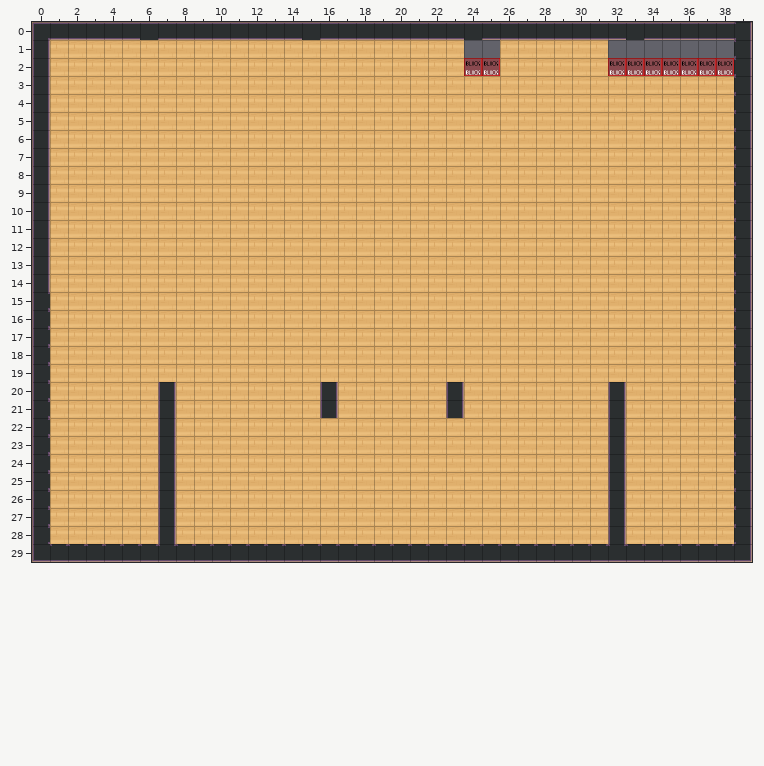
Two versions of a level (Tiled map (JSON), room4.tmj). The picture above is the old version.
Cells are 32x32 px. Shown: x 0..39, y 0..29.
The same view after the edit:
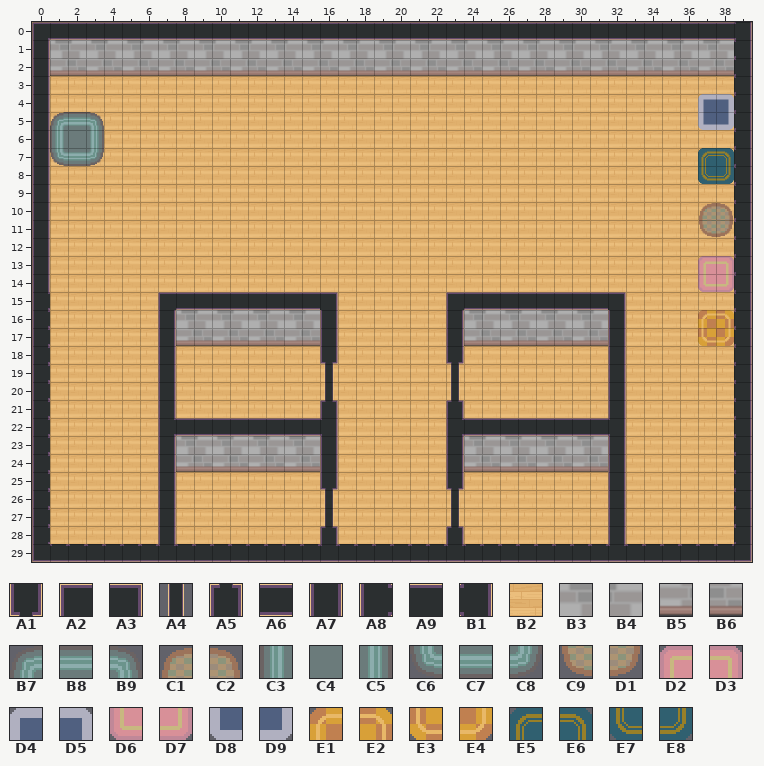
Key: from "WA_Room_Builder": A1 11, A2 25, A3 26, A4 36, A5 61, A6 94, A7 102, A8 108, A9 156, B1 158, B2 169; from "pokemon_indoor_32x32_PartTwo": B3 4314, B4 4315, B5 4330, B6 4331; from "pokemon_indoor_4thGen_partOne": B7 88, B8 89, B9 90, C1 91, C2 93, C3 96, C4 97, C5 98, C6 104, C7 105, C8 106, C9 107, D1 109, D2 112, D3 114, D4 115, D5 117, D6 128, D7 130, D8 131, D9 133, E1 136, E2 138, E3 152, E4 154, E5 219, E6 221, E7 235, E8 237.
__ is an empty cell.
Diff:
Layer "BuildStuff/floor":
Tile B2 now appears in row 2 at x 24 to 25 and 32 to 38.
Layer "BuildStuff/floorOverlay":
Tile B7 now appears in row 5 at x 1.
Tile B8 now appears in row 5 at x 2.
Tile B9 now appears in row 5 at x 3.
Tile C3 now appears in row 6 at x 1.
Tile C4 now appears in row 6 at x 2.
Tile C5 now appears in row 6 at x 3.
Tile C6 now appears in row 7 at x 1.
Tile C7 now appears in row 7 at x 2.
Tile C8 now appears in row 7 at x 3.
Layer "BuildStuff/wall":
Tile A1 now appears in row 18 at x 16 and 23; in row 25 at x 16 and 23.
Tile A2 now appears in row 15 at x 7 and 23.
Tile A3 now appears in row 15 at x 16 and 32.
The author changed tile A7 to tile A5 in row 21 at x 16 and 23.
Tile A5 now appears in row 28 at x 16 and 23.
The author changed tile A9 to tile A6 in row 0 at x 6, 15, 24 and 33.
Tile A6 now appears in row 15 at x 8 to 15 and 24 to 31; in row 22 at x 8 to 15 and 24 to 31.
Tile A7 now appears in rows 16 to 17 at x 7, 16, 23 and 32; in rows 18 to 19 at x 7 and 32; in rows 23 to 24 at x 16 and 23.
The author changed tile A7 to tile A8 in row 22 at x 7.
Tile A8 now appears in row 22 at x 23.
The author changed tile A7 to tile B1 in row 22 at x 32.
Tile B1 now appears in row 22 at x 16.
Tile B3 now appears in row 1 at x 1, 3, 5, 7, 9, 11, 13, 15, 17, 19, 21, 23, 25, 27, 29, 31, 33, 35 and 37; in row 16 at x 8, 10, 12, 14, 24, 26, 28 and 30; in row 23 at x 8, 10, 12, 14, 24, 26, 28 and 30.
Tile B4 now appears in row 1 at x 2, 4, 6, 8, 10, 12, 14, 16, 18, 20, 22, 24, 26, 28, 30, 32, 34, 36 and 38; in row 16 at x 9, 11, 13, 15, 25, 27, 29 and 31; in row 23 at x 9, 11, 13, 15, 25, 27, 29 and 31.
Tile B5 now appears in row 2 at x 1, 3, 5, 7, 9, 11, 13, 15, 17, 19, 21, 23, 25, 27, 29, 31, 33, 35 and 37; in row 17 at x 8, 10, 12, 14, 24, 26, 28 and 30; in row 24 at x 8, 10, 12, 14, 24, 26, 28 and 30.
Tile B6 now appears in row 2 at x 2, 4, 6, 8, 10, 12, 14, 16, 18, 20, 22, 24, 26, 28, 30, 32, 34, 36 and 38; in row 17 at x 9, 11, 13, 15, 25, 27, 29 and 31; in row 24 at x 9, 11, 13, 15, 25, 27, 29 and 31.
Tile A7 is gone in row 20 at x 16 and 23.
Layer "BuildStuff/furnitureOverlay":
Tile C1 now appears in row 10 at x 37.
Tile C2 now appears in row 10 at x 38.
Tile C9 now appears in row 11 at x 37.
Tile D1 now appears in row 11 at x 38.
Tile D2 now appears in row 13 at x 37.
Tile D3 now appears in row 13 at x 38.
Tile D4 now appears in row 4 at x 37.
Tile D5 now appears in row 4 at x 38.
Tile D6 now appears in row 14 at x 37.
Tile D7 now appears in row 14 at x 38.
Tile D8 now appears in row 5 at x 37.
Tile D9 now appears in row 5 at x 38.
Tile E1 now appears in row 16 at x 37.
Tile E2 now appears in row 16 at x 38.
Tile E3 now appears in row 17 at x 37.
Tile E4 now appears in row 17 at x 38.
Tile E5 now appears in row 7 at x 37.
Tile E6 now appears in row 7 at x 38.
Tile E7 now appears in row 8 at x 37.
Tile E8 now appears in row 8 at x 38.
Layer "above":
Tile A4 now appears in rows 19 to 20 at x 16 and 23; in rows 26 to 27 at x 16 and 23.
